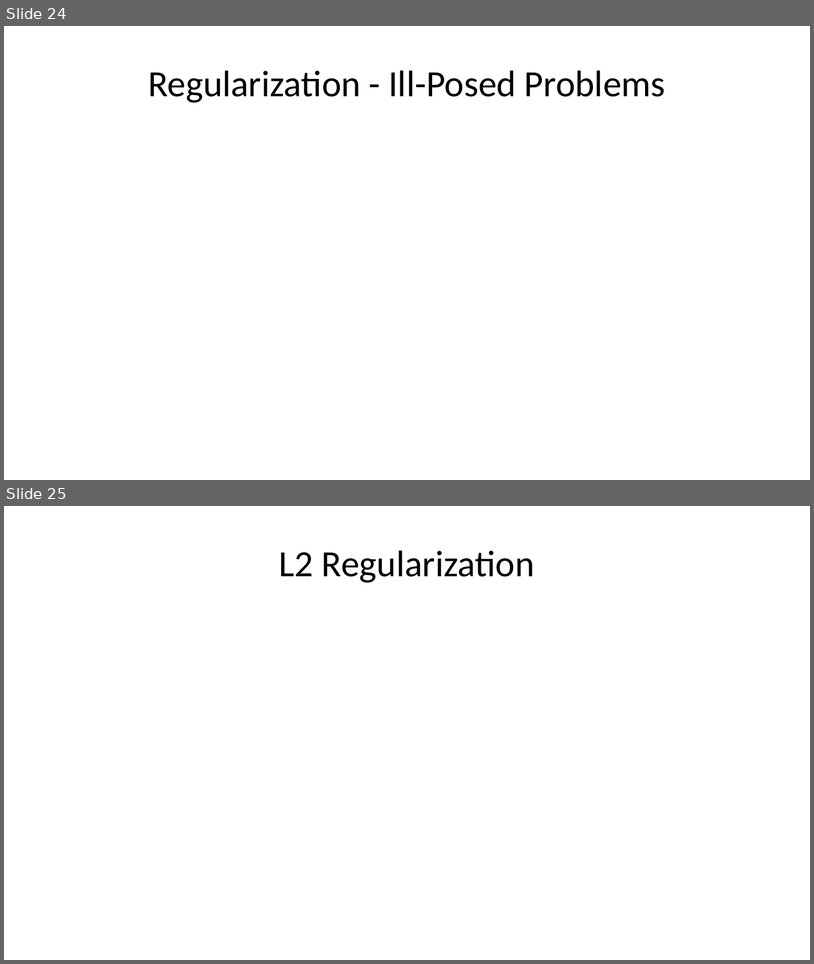
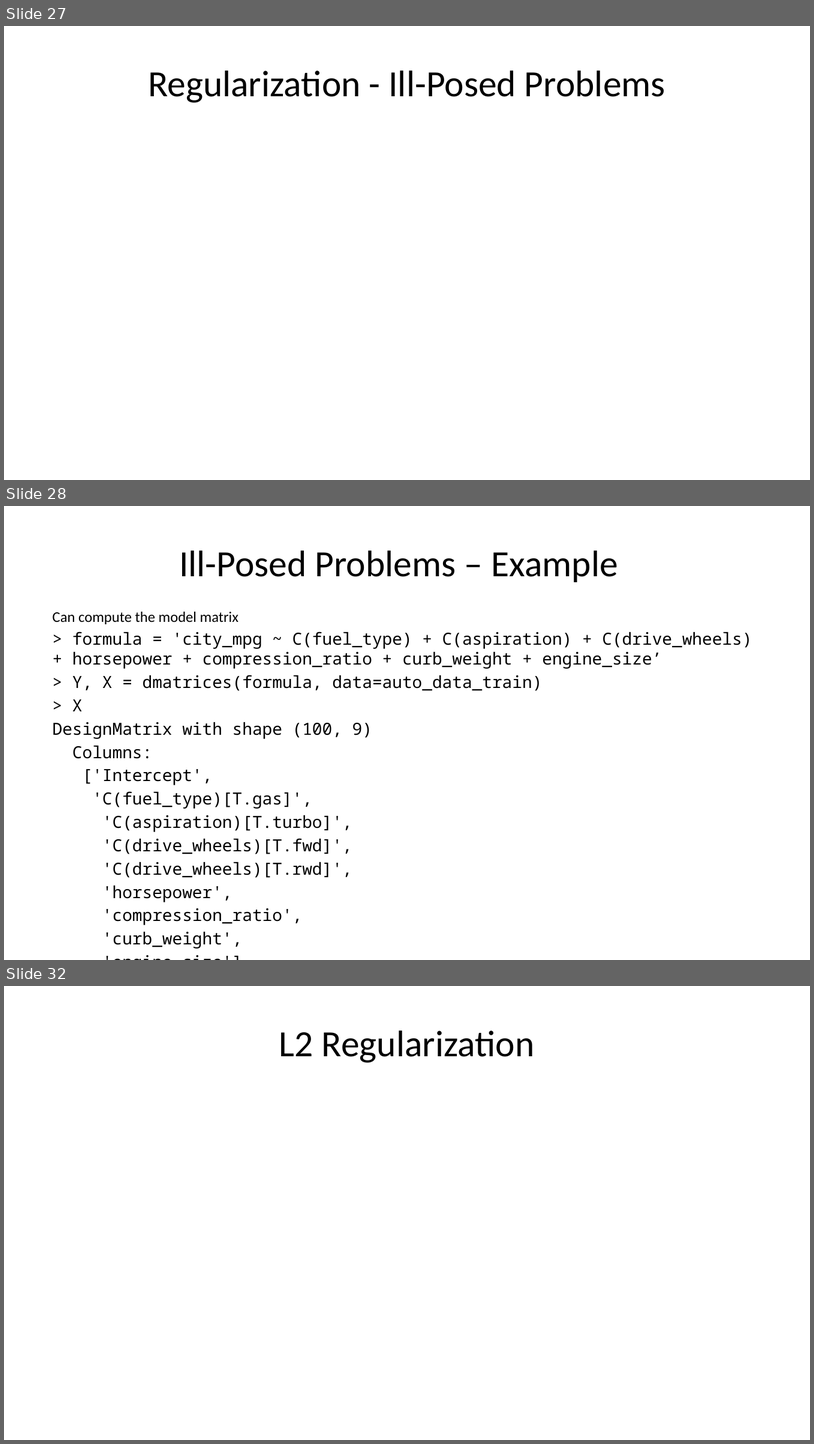
Before and after one commit to StephenElston/CSCI-E-83, a slide deck: LectureSlides/10a_ModelsInHighDimensions.pptx. Shown one above the other, each under a label of ours: slides 24 and 25 before the commit, slides 27, 28 and 32 after it; the slides between them are not shown. The pictures are 814x964 and 814x1444 pixels, drawn with LibreOffice and Linux fonts; fonts in the diff are those of the drawing; grey boxes stand for pictures. Boxes give left, top, right and bottom in pixels: in the first picture for what was removed or moved away, otherwise in the second. Text is boxed around its words. In the diff, an @@ line names an element or a change of style, - is before the commit and + after.

Commit message:
Updated slides and added slides for ill-posed problems

```diff
--- a/LectureSlides/10a_ModelsInHighDimensions.pptx
+++ b/LectureSlides/10a_ModelsInHighDimensions.pptx
@@ slide 28 added at (4,506,810,960), background #FFFFFF @@
@@ title added at (179,550,618,582), 33 pt, text #000000 @@
+Ill-Posed Problems – Example
@@ text added at (53,612,752,948), 14.9 pt, text #000000 @@
+Can compute the model matrix
+> formula = 'city_mpg ~ C(fuel_type) + C(aspiration) + C(drive_wheels) + horsepower + compression_ratio + curb_weight + engine_size’
+> Y, X = dmatrices(formula, data=auto_data_train)
+> X
+DesignMatrix with shape (100, 9)
+Columns:
+['Intercept',
+'C(fuel_type)[T.gas]',
+'C(aspiration)[T.turbo]',
+'C(drive_wheels)[T.fwd]',
+'C(drive_wheels)[T.rwd]',
+'horsepower',
+'compression_ratio',
+'curb_weight',
+'engine_size']
@@ what was slide 24 is now slide 27 @@
@@ what was slide 25 is now slide 32 @@
```
Also in this commit, not shown: 5 slides changed, 9 other slides added, 1 slide removed.
